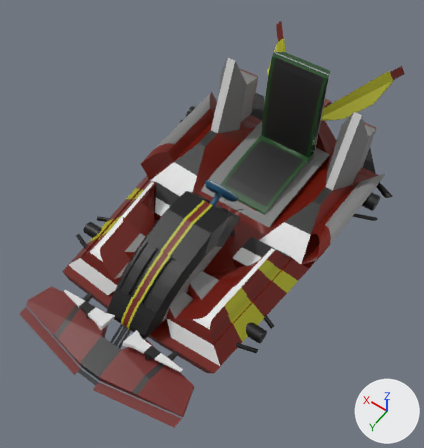
The FBX model Assets/Karting/Mod/Kart/Lucas/kart.fbx: old version first, new version second.
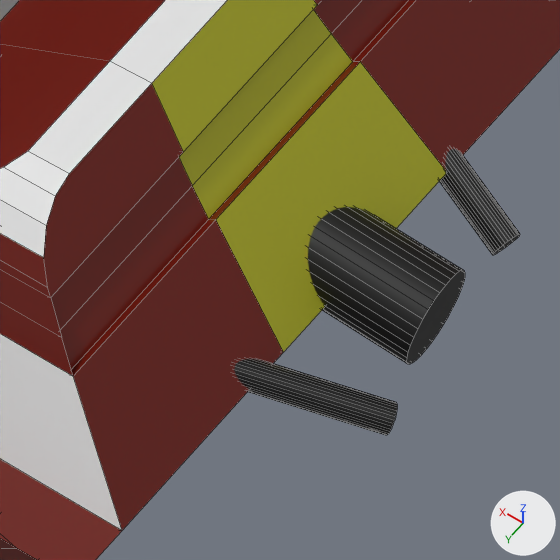
There are two pictures of each version: one whole from a camera (50 mm lens) standing at (-8.68, 12.77, 12.36) and looking at (-4.01, 6.23, 2.08), one close up on the part from 48% to 66% of the width and 66% to 83% of the height. Lighting does not change. The marker at lower right points along +X, +Y and +Z. The close-ups show mesh edges as thin lines. Where no turn or scale is listed for an object, it has been applied to the vertices. Vertices at the same position are counted once.

The older version as bpy lines, for what is in view:
```python
me_cylinder_004 = bpy.data.meshes.new('Cylinder.004')
me_cylinder_004.from_pydata(...)  # 3274 vertices, 2134 faces; spans x -5.61..0.2, y -2.17..7.8, z -0.41..2.58
me_cylinder_004.materials.append(mat_material_003)  # black #000000
me_cylinder_004.materials.append(mat_material_004)  # black #000000
me_cylinder_004.materials.append(mat_material_006)  # grey #8f9393
me_cylinder_004.materials.append(mat_material)  # dark red #6c1609
me_cylinder_004.materials.append(mat_material_008)  # black #202020
me_cylinder_004.materials.append(mat_material_011)  # light grey #e4e4e4
me_cylinder_004.materials.append(mat_material_002)  # yellow #a9a917
me_cylinder_004.materials.append(mat_material_005)  # dark blue #104e6f
me_cylinder_004.materials.append(mat_material_014)  # grey #adadad
me_cylinder_004.materials.append(mat_banco)  # dark green #1a4c1d
me_cylinder_004.materials.append(mat_material_010)  # grey #7e7e7e
me_cylinder_004.materials.append(mat_material_012)  # white #e7e7e7
me_cylinder_004.materials.append(mat_material_007)  # dark red #6e140f
ob_rodas_002 = bpy.data.objects.new('rodas.002', me_cylinder_004)
ob_rodas_002.location = (-1.238, 2.605, 1.542)
```
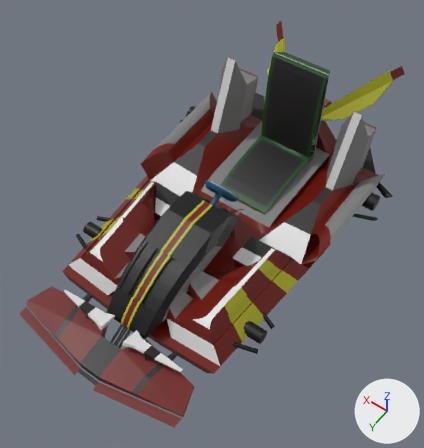
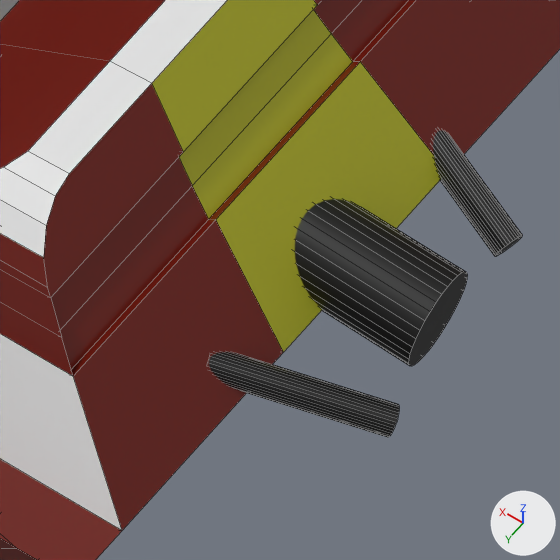
The newer file is also rescaled (x3.825), turned or shifted as a whole; pictures and numbers use the older file's frame.

Edits to the bpy script that builds the scene:
```text
Change me_cylinder_004:
    used by ob_rodas_002; location = (-1.238, 2.605, 1.542)
    remove me_cylinder_004.from_pydata(...)  # 3274 vertices, 2134 faces; spans x -5.61..0.2, y -2.17..7.8, z -0.41..2.58
    add me_cylinder_004.from_pydata(...)  # 3272 vertices, 2134 faces; spans x -5.61..0.2, y -2.17..7.8, z -0.41..2.58
    me_cylinder_004 part 1: the loose piece of 64 vertices spanning x -5.07..-4.54, y 4.39..4.64, z -0.36..-0.12 is moved by (-0.02, 0.02, 0.04)
    me_cylinder_004 part 2: the loose piece of 64 vertices spanning x -5.02..-4.5, y 4.8..5.11, z -0.36..-0.06 is moved by (-0.02, 0.02, 0.04)
    me_cylinder_004 part 3
    22 vertices are removed from x -5.09..-4.55, y 5.21..5.49, z -0.37..-0.17
    21 faces are deleted
    3 vertices in x -5.09..-4.59, y 5.24..5.46, z -0.26..-0.13 move by (0.0, -0.01, 0.03)
    33 vertices move from x -5.09..-4.55, y 5.2..5.5, z -0.35..-0.13 to x -5.1..-4.56, y 5.21..5.5, z -0.33..-0.09
    22 vertices are added at x -5.11..-4.58, y 5.26..5.51, z -0.33..-0.1
    3 new faces join them, mat_material (dark red #6c1609)
    1 new face joins them, mat_material_002 (yellow #a9a917)
    17 new faces join them, mat_material_003 (black #000000)
```

Location of each change, (x1, y1, x2, y2) in pixels of the close-ups (560 x 560 px; the box of a moved part takes in the faces that stretch with it):
part 1 of me_cylinder_004, moved or reshaped
    before: (440, 149, 520, 255)
    after: (433, 130, 523, 256)
part 2 of me_cylinder_004, moved or reshaped
    before: (308, 207, 465, 364)
    after: (295, 199, 468, 366)
part 3 of me_cylinder_004, moved or reshaped
    before: (152, 0, 391, 435)
    after: (152, 0, 397, 437)
